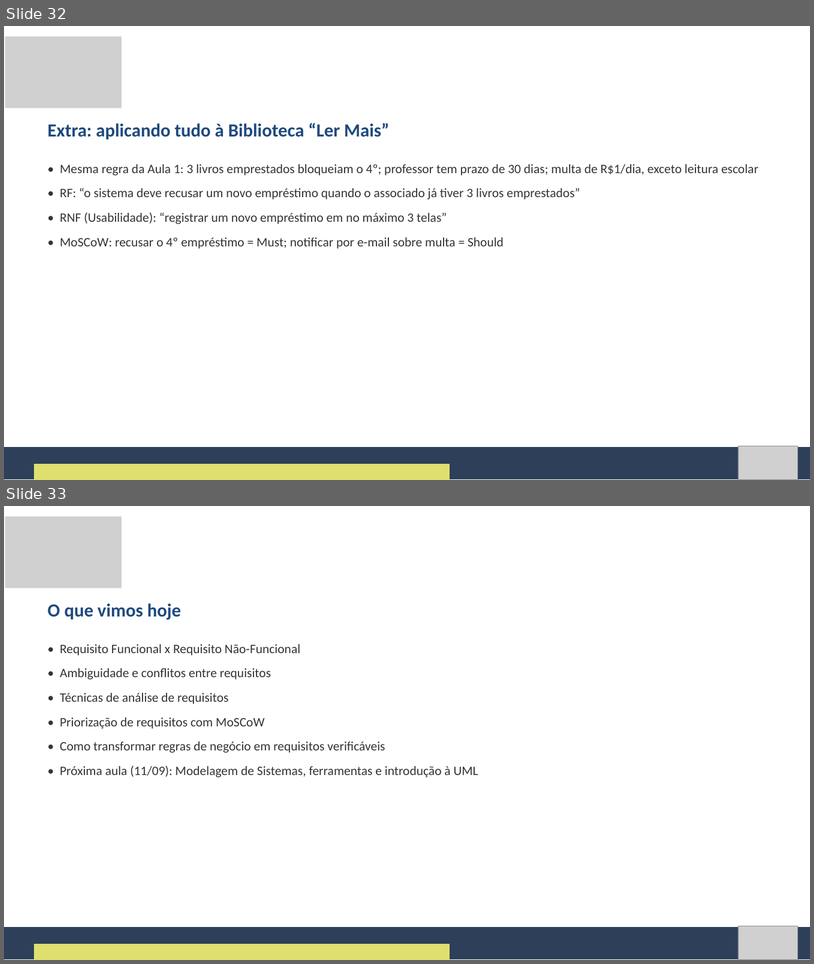
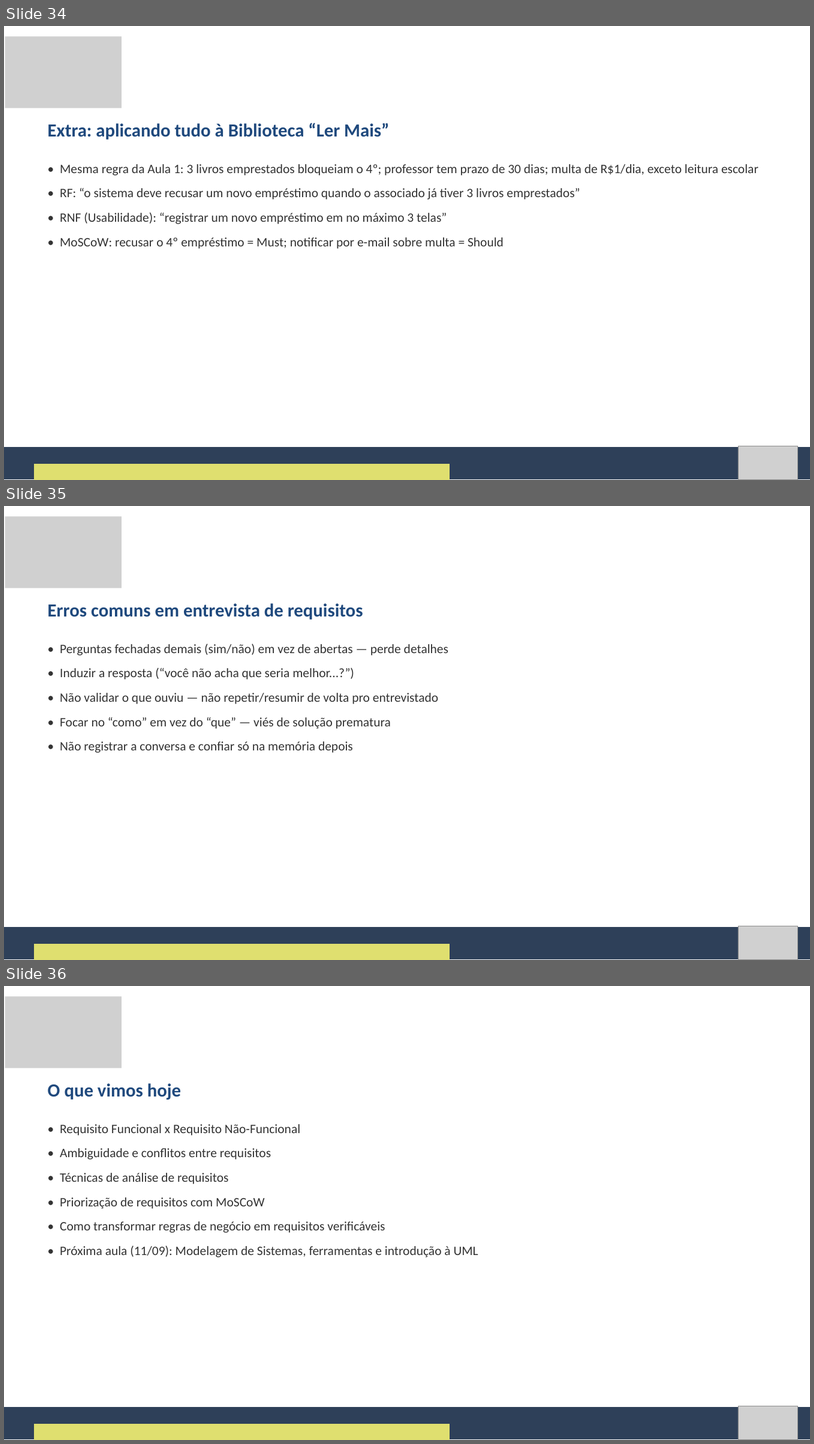
Before and after one commit to Natan20/Curso-Modelagem-De-Sistemas-Material, a slide deck: Aula 02 - 04-09-2026/Aula 2 - Slides.pptx. Shown one above the other, each under a label of ours: slides 32 and 33 before the commit, slides 34, 35 and 36 after it. The pictures are 814x964 and 814x1444 pixels, drawn with LibreOffice and Linux fonts; fonts in the diff are those of the drawing; grey boxes stand for pictures. Boxes give left, top, right and bottom in pixels: in the first picture for what was removed or moved away, otherwise in the second. Text is boxed around its words. In the diff, an @@ line names an element or a change of style, - is before the commit and + after.

```diff
--- a/Aula 02 - 04-09-2026/Aula 2 - Slides.pptx
+++ b/Aula 02 - 04-09-2026/Aula 2 - Slides.pptx
@@ slide 35 added at box(4, 506, 810, 960), background #FFFFFF @@
@@ picture added at box(5, 516, 122, 588) @@
@@ text added at box(48, 603, 363, 619), 33 pt, text #1F497D, bold @@
+Erros comuns em entrevista de requisitos
@@ text added at box(60, 643, 449, 753), 23 pt, text #333333 @@
+• Perguntas fechadas demais (sim/não) em vez de abertas — perde detalhes
+• Induzir a resposta (“você não acha que seria melhor...?”)
+• Não validar o que ouviu — não repetir/resumir de volta pro entrevistado
+• Focar no “como” em vez do “que” — viés de solução prematura
+• Não registrar a conversa e confiar só na memória depois
@@ freeform shape added at box(4, 927, 810, 959), fill #2E4059 @@
@@ picture added at box(738, 926, 798, 959) @@
@@ freeform shape added at box(34, 943, 450, 960), fill #DFDF6F @@
@@ what was slide 32 is now slide 34 @@
@@ what was slide 33 is now slide 36 @@
```
Also in this commit, not shown: 2 other slides added, 2 other files.
